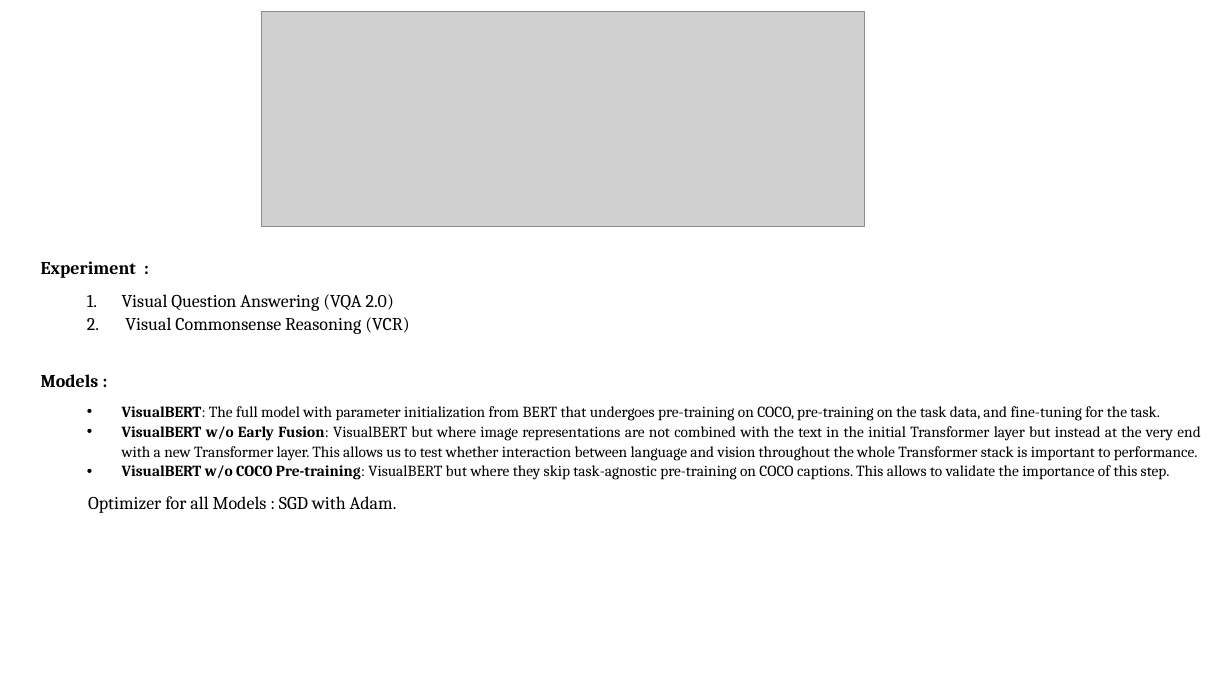
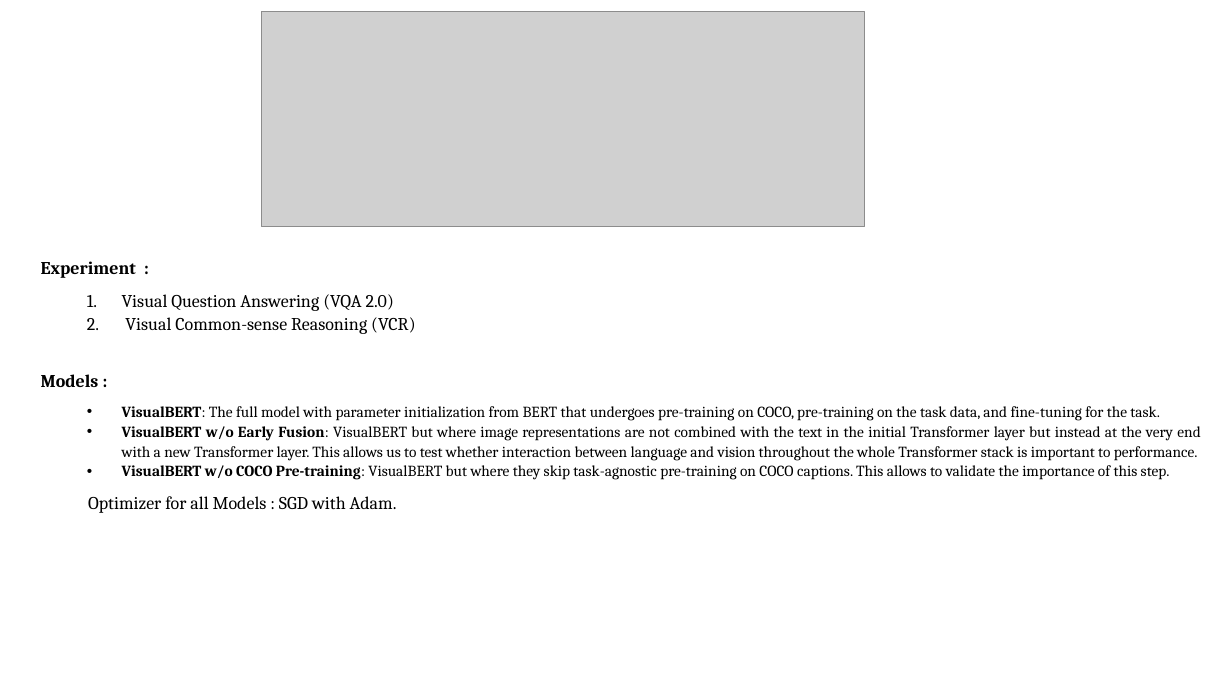
Before and after one commit to VarunBohara/Mini-Project-Documents, a slide deck: slide 11 of Literature Survey.pptx. Drawn at 1232x693 pixels with LibreOffice and Linux fonts; fonts in the diff are those of the drawing; grey boxes stand for pictures. Boxes give left, top, right and bottom in pixels: in the first picture for what was removed or moved away, otherwise in the second. Text is boxed around its words. In the diff, an @@ line names an element or a change of style, - is before the commit and + after.

```diff
--- a/Literature Survey.pptx
+++ b/Literature Survey.pptx
@@ text at (125, 317, 415, 334): text changed @@
-  2. Visual Commonsense Reasoning (VCR)
+  2. Visual Common-sense Reasoning (VCR)
```
Also in this commit, not shown: 7 other slides changed.
